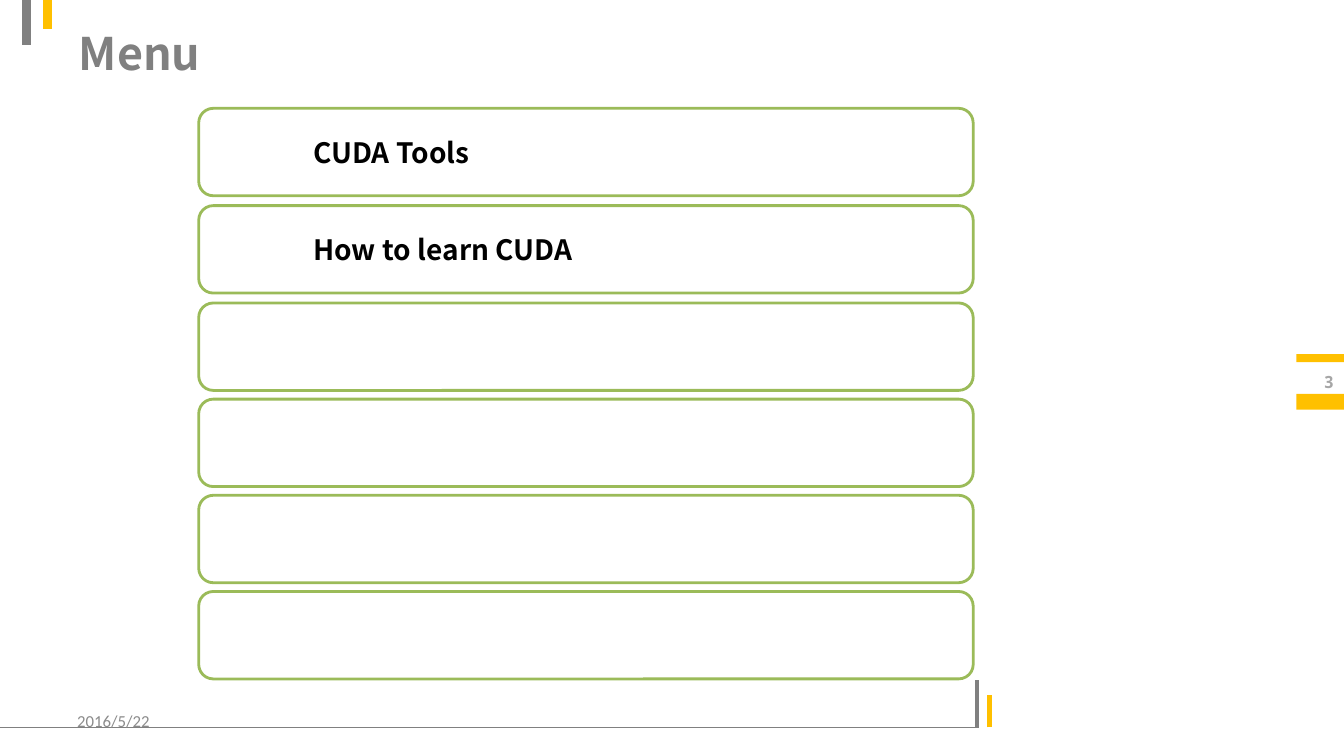
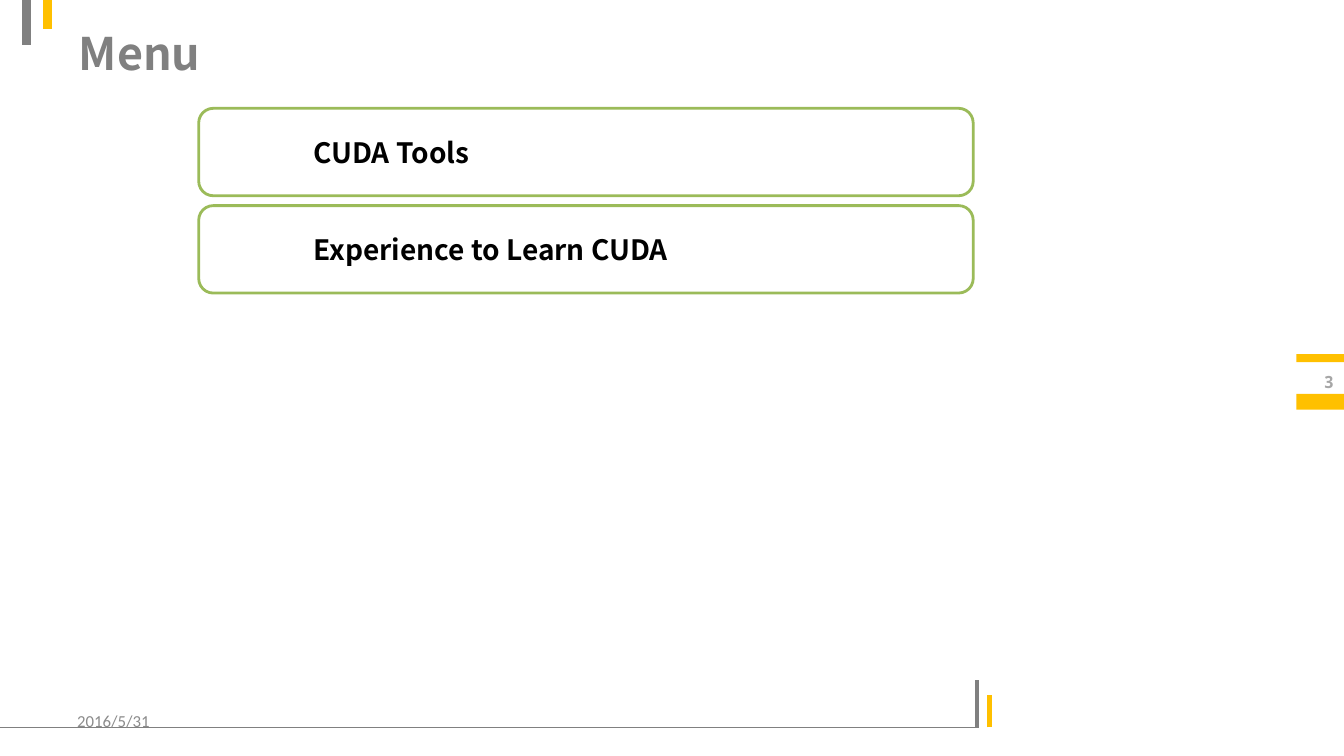
Before and after one commit to LitLeo/slides_of_parallel_computation, a slide deck: slide 3 of CUDA programming.pptx. Drawn at 1344x756 pixels with LibreOffice and Linux fonts; fonts in the diff are those of the drawing; background and template pictures are left out. Boxes give left, top, right and bottom in pixels: in the first picture for what was removed or moved away, otherwise in the second. Text is boxed around its words. In the diff, an @@ line names an element or a change of style, - is before the commit and + after.

```diff
--- a/CUDA programming.pptx
+++ b/CUDA programming.pptx
@@ text at (313, 237, 668, 266): text changed @@
-How to learn CUDA
+Experience to Learn CUDA
@@ rounded rectangle removed at (199, 303, 973, 391) @@
@@ rounded rectangle removed at (199, 399, 973, 487) @@
@@ rounded rectangle removed at (199, 495, 973, 583) @@
@@ rounded rectangle removed at (199, 592, 973, 680) @@
@@ text at (77, 715, 149, 728): text changed @@
-2016/5/22
+2016/5/31
```
Also in this commit, not shown: 19 other slides changed, 10 slides added, 1 slide removed.
